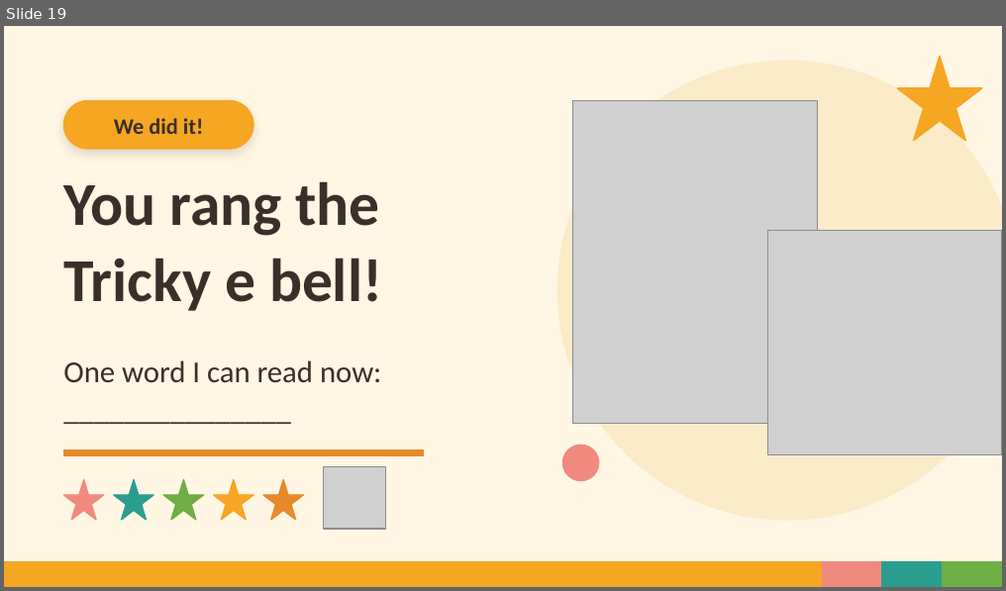
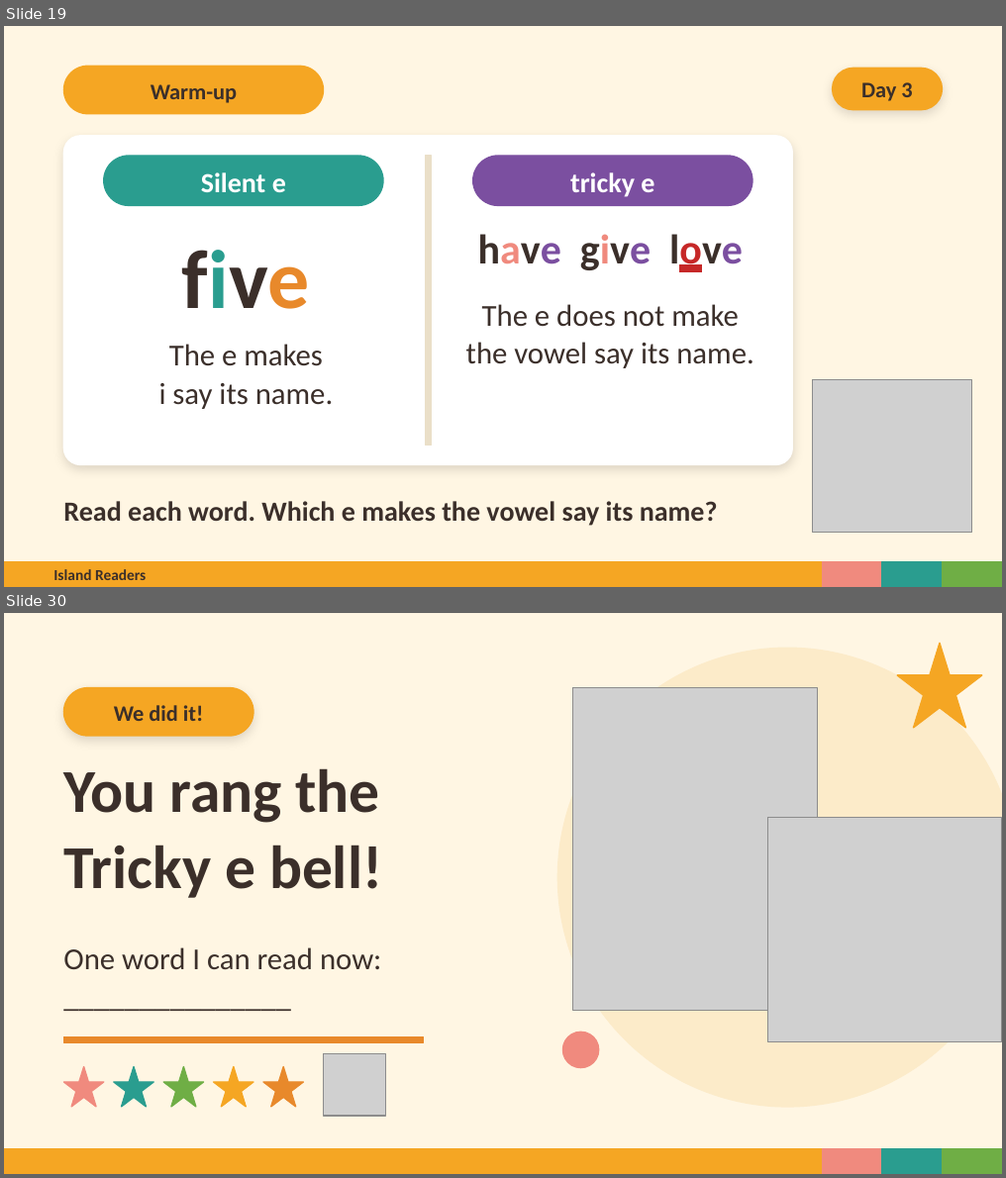
Before and after one commit to Silkwormx/island-readers, a slide deck: materials/unit5/Island_Readers_Tricky_e_Endings.pptx. Shown one above the other, each under a label of ours: slide 19 before the commit, slides 19 and 30 after it; the slides between them are not shown. The pictures are 1006x591 and 1006x1178 pixels, drawn with LibreOffice and Linux fonts; fonts in the diff are those of the drawing; grey boxes stand for pictures. Boxes give left, top, right and bottom in pixels: in the first picture for what was removed or moved away, otherwise in the second. Text is boxed around its words. In the diff, an @@ line names an element or a change of style, - is before the commit and + after.

```diff
--- a/materials/unit5/Island_Readers_Tricky_e_Endings.pptx
+++ b/materials/unit5/Island_Readers_Tricky_e_Endings.pptx
@@ slide 19 added at <box>4,26,1002,587</box>, background #FFF6E3 @@
@@ rounded rectangle added at <box>63,66,324,114</box>, fill #F5A623, outline #F5A623 1 pt @@
@@ text added at <box>151,84,237,103</box>, 16 pt, text #3B2F2A, bold @@
+Warm-up
@@ rounded rectangle added at <box>833,68,943,110</box>, fill #F5A623, outline #F5A623 1 pt, 16 pt, text #3B2F2A, bold @@
+Day 3
@@ rounded rectangle added at <box>63,136,792,466</box>, fill #FFFFFF, outline #FFFFFF 1 pt @@
@@ rounded rectangle added at <box>104,156,383,205</box>, fill #2A9D8F, outline #2A9D8F 1 pt @@
@@ text added at <box>201,173,286,192</box>, 20 pt, text #FFFFFF, bold @@
+Silent e
@@ rectangle added at <box>425,156,431,445</box>, fill #EADFC8, outline #EADFC8 1 pt @@
@@ rounded rectangle added at <box>473,156,752,205</box>, fill #7B4FA0, outline #7B4FA0 1 pt @@
@@ text added at <box>570,173,654,197</box>, 20 pt, text #FFFFFF, bold @@
+tricky e
@@ text added at <box>159,250,333,409</box>, 22 pt, text #3B2F2A @@
+five
+The e makes
+i say its name.
@@ text added at <box>466,234,753,369</box>, 22 pt, text #3B2F2A @@
+have give love
+The e does not make
+the vowel say its name.
@@ picture added at <box>812,380,972,533</box> @@
@@ text added at <box>63,501,718,526</box>, 20 pt, text #3B2F2A, bold @@
+Read each word. Which e makes the vowel say its name?
@@ rectangle added at <box>4,563,1002,587</box>, fill #F5A623, outline #F5A623 1 pt @@
@@ text added at <box>54,570,146,580</box>, 11 pt, text #3B2F2A, bold @@
+Island Readers
@@ rectangle added at <box>823,563,882,587</box>, fill #F08A7E, outline #F08A7E 1 pt @@
@@ rectangle added at <box>882,563,943,587</box>, fill #2A9D8F, outline #2A9D8F 1 pt @@
@@ rectangle added at <box>943,563,1002,587</box>, fill #6FAE45, outline #6FAE45 1 pt @@
@@ what was slide 19 is now slide 30 @@
```
Also in this commit, not shown: 16 slides changed, 12 other slides added, 2 slides removed, 41 other files.
